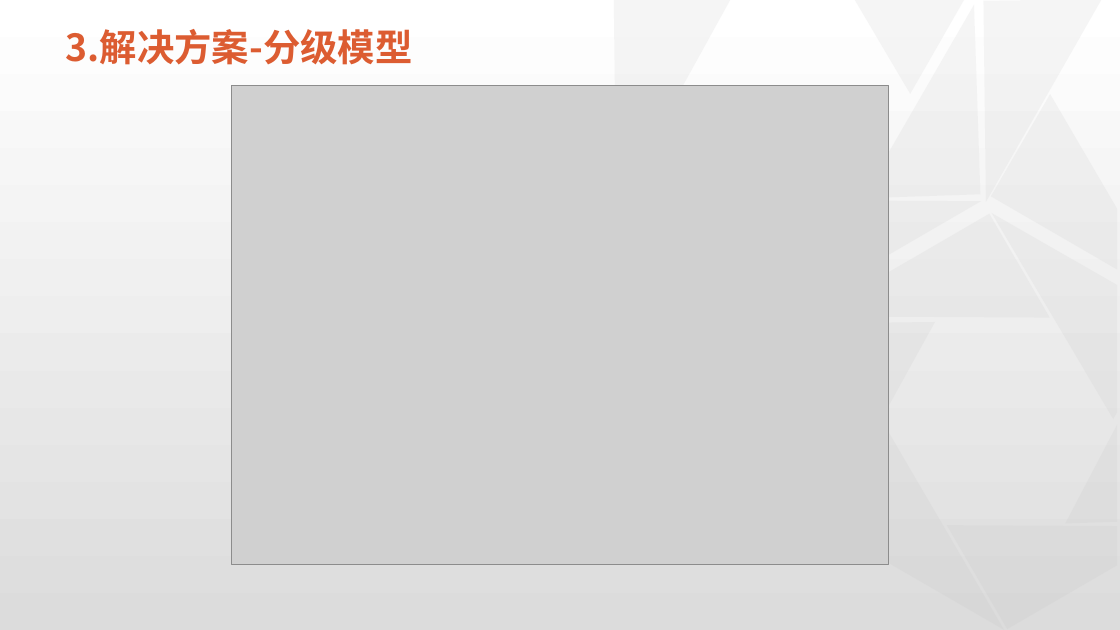
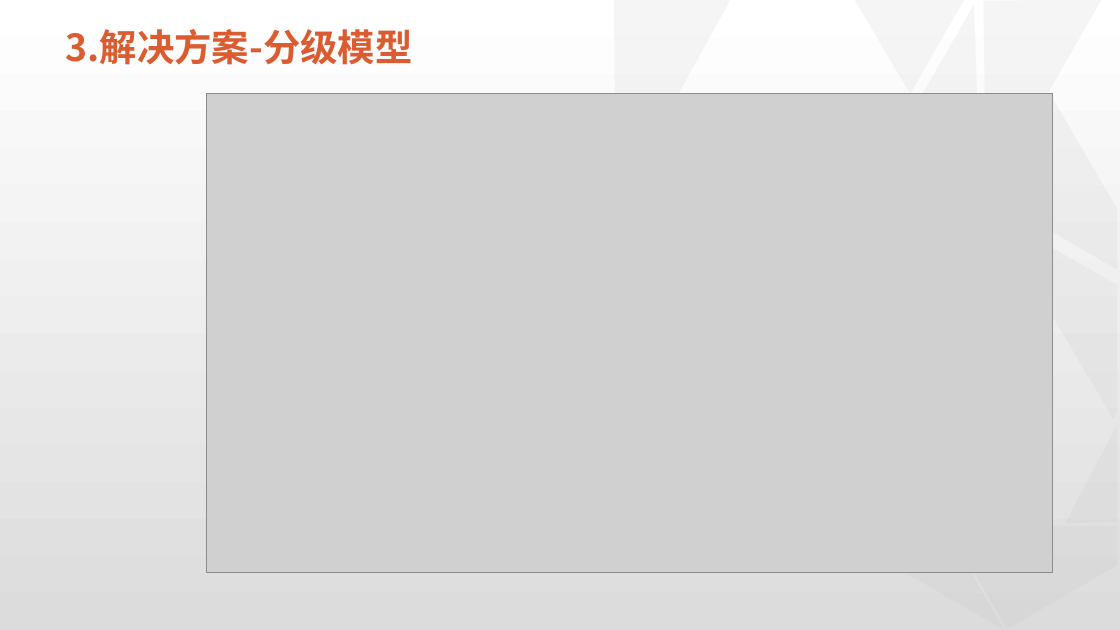
Before and after one commit to physicsLoveJava/java-miscellaneous, a slide deck: slide 10 of tech-interview/a-task/实习总结预展示板.pptx. Drawn at 1120x630 pixels with LibreOffice and Linux fonts; fonts in the diff are those of the drawing; grey boxes stand for pictures; background and template pictures are left out. Boxes give left, top, right and bottom in pixels: in the first picture for what was removed or moved away, otherwise in the second. Text is boxed around its words. In the diff, an @@ line names an element or a change of style, - is before the commit and + after.

```diff
--- a/tech-interview/a-task/实习总结预展示板.pptx
+++ b/tech-interview/a-task/实习总结预展示板.pptx
@@ picture: place and size @@
-picture at box(232, 86, 889, 565)
+picture at box(207, 93, 1053, 572)
@@ right triangle removed at box(744, 97, 981, 304) @@
@@ right triangle removed at box(813, 214, 1050, 420) @@
@@ right triangle removed at box(817, 322, 938, 532) @@
```
Also in this commit, not shown: 4 other slides changed, 1 other file.
